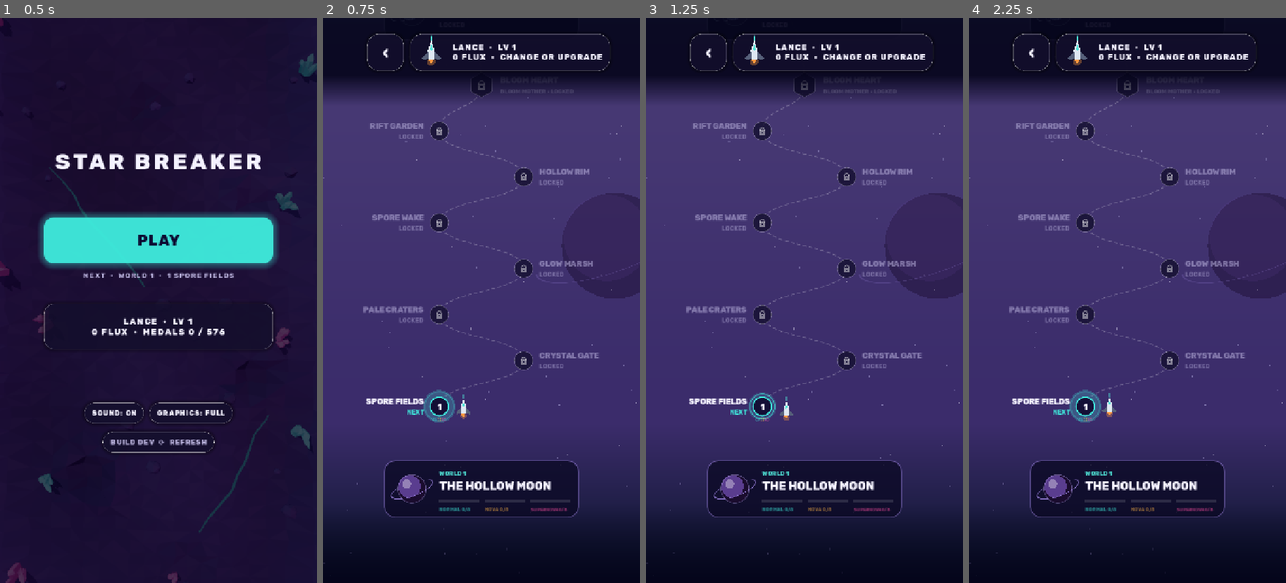
Above: before the commit, frames 1-4 (left to right).
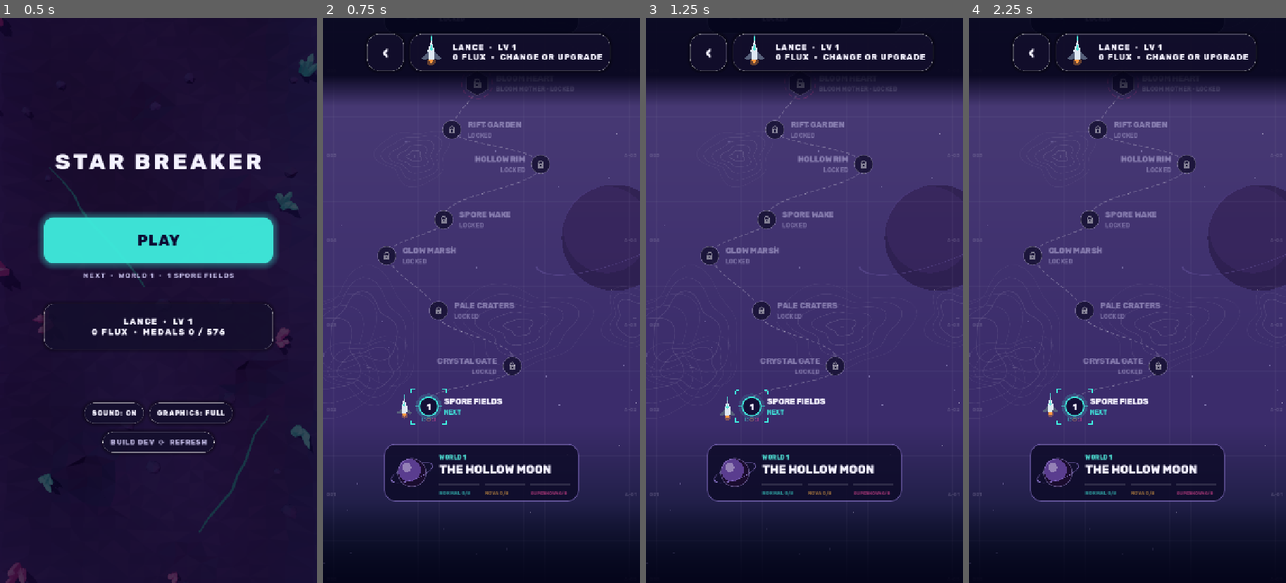
Above: after the commit, the same moments.

Repository: guillaumefont/games
Game: Godot game, scene res://scenes/boot.tscn
Two runs of this game, one before a commit and one after it. Both use one fixed random seed, a clock stepped at 60 frames per second and the inputs below.
Inputs:
- Up to frame 1 (0.5 s): no input
- Up to frame 2 (0.75 s): click "PLAY" at 0.5 s
- Up to frame 3 (1.25 s): no input
- Up to frame 4 (2.25 s): click "‹" at 1.25 s; click "PLAY" at 2 s

Frame 1 is identical in both runs. In frame 2, 9.9% of the frame differs, in the area x 0-100%, y 11-95%; in frame 3, 9.8%; in frame 4, 9.9%.

Commit message:
Star Breaker: level map reads as a tactical map
Stages sit at seeded, uneven places and spacings instead of a zigzag, each leg of the route bends
its own way, and a survey grid with sector numbers and terrain contours in the world's colour sits
under the trail. The next stage gets a target reticle and world bosses a danger ring. Labels go on
the roomier side of each stage.

Co-Authored-By: Claude Opus 5.5 <noreply@anthropic.com>
Claude-Session: https://claude.ai/code/session_01VxP4fqoLZdDXZUfmgsxLmM

Diff:
--- a/star-breaker/scripts/vmap.gd
+++ b/star-breaker/scripts/vmap.gd
@@ -24,6 +24,7 @@
 const C_MUTED := Color("bdb6e0")
 const C_INK := Color("0b0830")
 const C_GLASS := Color(22 / 255.0, 17 / 255.0, 50 / 255.0, 0.7)
+const C_SPORE := Color("ff4fa3")
 
 var hud: VHud
 ## The world in the middle of the view.
@@ -143,14 +144,56 @@
 	return (size.x - _col_w()) / 2.0
 
 
+## Where each stage sits, like a tactical map rather than a zigzag: [height up the trail, x as a
+## share of the column]. Seeded, so the map is always the same. Steps between stages vary, the
+## route swings by uneven amounts and sometimes keeps going the same way, and bosses sit near
+## the middle.
+static var _LAYOUT: Array = _make_layout()
+
+
+static func _make_layout() -> Array:
+	var rng := RandomNumberGenerator.new()
+	rng.seed = 90210
+	var out: Array = []
+	var u := BOTTOM
+	var x := 0.3
+	var dir := 1.0
+	for i in VStage.STAGES.size():
+		var j: int = VStage.STAGES[i].j
+		if j == 0:
+			u += BANNER if i == 0 else BANNER + STEP
+		else:
+			u += STEP * rng.randf_range(0.72, 1.45) + (18.0 if j == VStage.PER_WORLD - 1 else 0.0)
+		if j == VStage.PER_WORLD - 1:
+			x = 0.5 + rng.randf_range(-0.07, 0.07)
+		elif i > 0:
+			if rng.randf() < 0.55:
+				dir = -dir
+			var nx := x + dir * rng.randf_range(0.12, 0.5)
+			if nx < 0.12 or nx > 0.88:
+				dir = -dir
+				nx = x + dir * rng.randf_range(0.15, 0.4)
+			x = clampf(nx, 0.12, 0.88)
+		out.append([u, x])
+	return out
+
+
 ## Where stage `i` sits on the trail, in pixels up from the bottom.
 static func stage_u(i: int) -> float:
-	return BOTTOM + BANNER * (VStage.world_of(i) + 1) + STEP * i
-
-
-## The middle of world `w`'s banner (just below its first stage).
+	return float(_LAYOUT[i][0])
+
+
+## Stage `i`'s place across the column (0 left, 1 right).
+static func stage_x(i: int) -> float:
+	return float(_LAYOUT[i][1])
+
+
+## The middle of world `w`'s banner (between the last stage before it and its first).
 static func banner_u(w: int) -> float:
-	return stage_u(w * VStage.PER_WORLD) - (STEP + BANNER) / 2.0 - 10.0
+	var first := w * VStage.PER_WORLD
+	if first == 0:
+		return stage_u(0) - BANNER * 0.6
+	return (stage_u(first - 1) + stage_u(first)) / 2.0
 
 
 static func total_u() -> float:
@@ -169,26 +212,24 @@
 	scroll = clampf(scroll, 0.0, max_scroll())
 
 
-## Screen position of stage `i`: the trail swings left and right, bosses in the middle.
+## Screen position of stage `i` (see `_LAYOUT`).
 func node_pos(i: int) -> Vector2:
-	var st: Dictionary = VStage.STAGES[i]
-	var x := 0.34 if i % 2 == 0 else 0.66
-	if st.j == VStage.PER_WORLD - 1:
-		x = 0.5
-	return Vector2(_x0() + _col_w() * x, _y(stage_u(i)))
+	return Vector2(_x0() + _col_w() * stage_x(i), _y(stage_u(i)))
 
 
 func _radius(i: int) -> float:
 	return R_BOSS if VStage.STAGES[i].j == VStage.PER_WORLD - 1 else R
 
 
+## A label goes on the roomier side of its stage.
 func _label_left(i: int) -> bool:
-	return i % 2 == 0 and VStage.STAGES[i].j != VStage.PER_WORLD - 1
+	return stage_x(i) > 0.5
 
 
 func _label_rect(i: int) -> Rect2:
 	var c := node_pos(i)
-	var w := minf(190.0, _col_w() * 0.34 - _radius(i) - 6)
+	var room := (c.x - _x0()) if _label_left(i) else (_x0() + _col_w() - c.x)
+	var w := minf(190.0, room - _radius(i) - 20)
 	if _label_left(i):
 		return Rect2(c.x - _radius(i) - 14 - w, c.y - 22, w, 46)
 	return Rect2(c.x + _radius(i) + 14, c.y - 22, w, 46)
@@ -408,6 +449,7 @@
 
 func _draw() -> void:
 	_draw_sky()
+	_draw_tactical()
 	_draw_trail()
 	for w in VStage.WORLDS.size():
 		_draw_banner(w)
@@ -435,7 +477,7 @@
 		var rng := RandomNumberGenerator.new()
 		rng.seed = 7741 + k * 131
 		var pal: Dictionary = Worlds.LIST[_world_of_u(k * cell)].pal
-		for s in 9:
+		for s in 5:
 			var p := Vector2(rng.randf_range(0, size.x), _y(k * cell + rng.randf_range(0, cell)))
 			var col := Color(pal.star_b if rng.randf() < 0.3 else pal.star_a)
 			draw_circle(p, rng.randf_range(0.8, 2.0), Color(col, rng.randf_range(0.25, 0.75)))
@@ -453,6 +495,63 @@
 		draw_set_transform(Vector2.ZERO)
 
 
+## The tactical layer: a survey grid with sector numbers, and terrain contours (nested rings of
+## uneven hills and craters) in each world's colour. All fixed to the trail, so they scroll.
+const GRID := 48.0
+
+
+func _draw_tactical() -> void:
+	var w0 := _world_of_u(scroll + size.y * 0.5)
+	var lc := world_color(w0).lightened(0.45)
+	var x := fposmod(size.x / 2.0, GRID)
+	var n := 0
+	while x < size.x:
+		var major := int(round((x - size.x / 2.0) / GRID)) % 4 == 0
+		draw_line(Vector2(x, 0), Vector2(x, size.y), Color(lc, 0.17 if major else 0.07), 1.0)
+		x += GRID
+		n += 1
+	var k0 := int(floor(scroll / GRID))
+	var k1 := int(ceil((scroll + size.y) / GRID))
+	for k in range(k0, k1 + 1):
+		var y := _y(k * GRID)
+		var major := k % 4 == 0
+		draw_line(Vector2(0, y), Vector2(size.x, y), Color(lc, 0.17 if major else 0.07), 1.0)
+		if major and k >= 0:
+			_text(Vector2(8, y - 5), "%03d" % (k / 4), 11, Color(lc, 0.35), 700)
+			_text(Vector2(size.x - 8, y - 5), "%s-%02d" % [char(65 + _world_of_u(k * GRID)), (k / 4) % 100], 11, Color(lc, 0.35), 700, HORIZONTAL_ALIGNMENT_RIGHT)
+	# contours: a few features per world
+	for w in VStage.WORLDS.size():
+		var lo := banner_u(w)
+		var hi := banner_u(w + 1) if w + 1 < VStage.WORLDS.size() else total_u()
+		if _y(hi) > size.y + 200 or _y(lo) < -200:
+			continue
+		var col := world_color(w).lightened(0.4)
+		var rng := RandomNumberGenerator.new()
+		rng.seed = 3301 + w * 977
+		for f in 6:
+			var cu := rng.randf_range(lo, hi)
+			var cx := rng.randf_range(-0.05, 1.05) * size.x
+			var base := rng.randf_range(70.0, 160.0)
+			var rings := rng.randi_range(3, 5)
+			var p1 := rng.randf() * TAU
+			var p2 := rng.randf() * TAU
+			var stretch := rng.randf_range(0.6, 1.0)
+			var c := Vector2(cx, _y(cu))
+			if c.y < -base - 20 or c.y > size.y + base + 20:
+				continue
+			for k in rings:
+				var r := base * (1.0 - 0.2 * k)
+				var pts := PackedVector2Array()
+				for a in 49:
+					var t := TAU * a / 48.0
+					var rr := r * (1.0 + 0.16 * sin(3.0 * t + p1 + k * 0.4) + 0.09 * sin(5.0 * t + p2))
+					pts.append(c + Vector2(cos(t) * rr, sin(t) * rr * stretch))
+				draw_polyline(pts, Color(col, 0.13 + 0.05 * k), 1.6 if k == rings - 1 else 1.2, true)
+			# a survey mark on the summit
+			draw_line(c + Vector2(-4, 0), c + Vector2(4, 0), Color(col, 0.3), 1.0)
+			draw_line(c + Vector2(0, -4), c + Vector2(0, 4), Color(col, 0.3), 1.0)
+
+
 func _world_of_u(u: float) -> int:
 	var w := 0
 	for k in VStage.WORLDS.size():
@@ -466,8 +565,10 @@
 	var a := node_pos(i)
 	var b := node_pos(i + 1)
 	var dy := a.y - b.y
-	var c0 := a + Vector2(0, -dy * 0.55)
-	var c1 := b + Vector2(0, dy * 0.55)
+	# a seeded sideways kick so each leg of the route bends its own way
+	var wob := (fposmod(sin(i * 12.9898) * 43758.5453, 1.0) - 0.5) * 90.0
+	var c0 := a + Vector2(wob, -dy * 0.5)
+	var c1 := b + Vector2(-wob * 0.6, dy * 0.45)
 	var pts := PackedVector2Array()
 	for k in 17:
 		var t := k / 16.0
@@ -549,8 +650,21 @@
 		if fl > 0:
 			_flash[i] = fl - 1
 		if i == nxt and open and not done:
-			draw_circle(c, r + 10 + 6 * pulse, Color(tc, 0.12 + 0.1 * pulse))
-			draw_arc(c, r + 6 + 6 * pulse, 0, TAU, 40, Color(tc, 0.7 - 0.4 * pulse), 2.0, true)
+			# a target reticle: corner brackets closing in, cross hairs
+			draw_circle(c, r + 8, Color(tc, 0.1 + 0.08 * pulse))
+			var e := r + 14 + 5 * pulse
+			for q in [Vector2(1, 1), Vector2(-1, 1), Vector2(1, -1), Vector2(-1, -1)]:
+				var corner: Vector2 = c + q * e
+				draw_line(corner, corner - Vector2(q.x * 9, 0), tc, 2.5)
+				draw_line(corner, corner - Vector2(0, q.y * 9), tc, 2.5)
+			for q in [Vector2(1, 0), Vector2(-1, 0), Vector2(0, 1), Vector2(0, -1)]:
+				draw_line(c + q * (r + 3), c + q * (r + 10), Color(tc, 0.8), 2.0)
+		if boss:
+			# a danger ring round the world boss
+			var ph := Time.get_ticks_msec() / 2000.0
+			for d in 12:
+				var a0 := ph + TAU * d / 12.0
+				draw_arc(c, r + 7, a0, a0 + TAU / 24.0, 4, Color(C_SPORE, 0.75 if open else 0.3), 2.0, true)
 		if i == picked:
 			draw_arc(c, r + 9, 0, TAU, 40, C_TEXT, 3.0, true)
 		var shape := _node_shape(c, r, boss)
--- a/star-breaker/tests/progress_test.gd
+++ b/star-breaker/tests/progress_test.gd
@@ -107,6 +107,21 @@
 		if not (VMap.stage_u(i) > VMap.stage_u(i - 1)):
 			check(false, "stage %d sits above stage %d" % [i + 1, i])
 	check(VMap.stage_u(8) - VMap.stage_u(7) > VMap.stage_u(7) - VMap.stage_u(6), "the trail climbs through every stage, with room for a banner between worlds")
+	# a tactical map, not a zigzag: uneven steps and swings, every label inside the column
+	var xs := {}
+	var steps := {}
+	var fits := true
+	for i in VStage.STAGES.size():
+		xs[snappedf(VMap.stage_x(i), 0.01)] = true
+		if i > 0 and VStage.STAGES[i].j > 0:
+			steps[snappedf(VMap.stage_u(i) - VMap.stage_u(i - 1), 1.0)] = true
+			if absf(VMap.stage_x(i) - VMap.stage_x(i - 1)) < 0.05 and VStage.STAGES[i].j != VStage.PER_WORLD - 1:
+				fits = false
+		var lr: Rect2 = vm._label_rect(i)
+		if lr.size.x < 120.0 or lr.position.x < vm._x0() - 1 or lr.end.x > vm._x0() + vm._col_w() + 1:
+			fits = false
+	check(xs.size() > 20 and steps.size() > 20, "stages sit at uneven places and spacings")
+	check(fits, "every leg of the route moves sideways and every label fits on the map")
 	check(vm.sky(VMap.stage_u(2)) != vm.sky(VMap.stage_u(10)) and vm.sky(VMap.banner_u(1)) != vm.sky(VMap.stage_u(2)), "the sky changes colour from world to world, blending across the banner")
 	vm.tap_stage(1)
 	check(tapped.is_empty() and vm._note.to_upper().contains("SPORE FIELDS") and vg.hud.sheet_stage == -1, "a locked stage names the stage to clear first and opens nothing")
Not shown, changed: star-breaker/AGENTS.md
